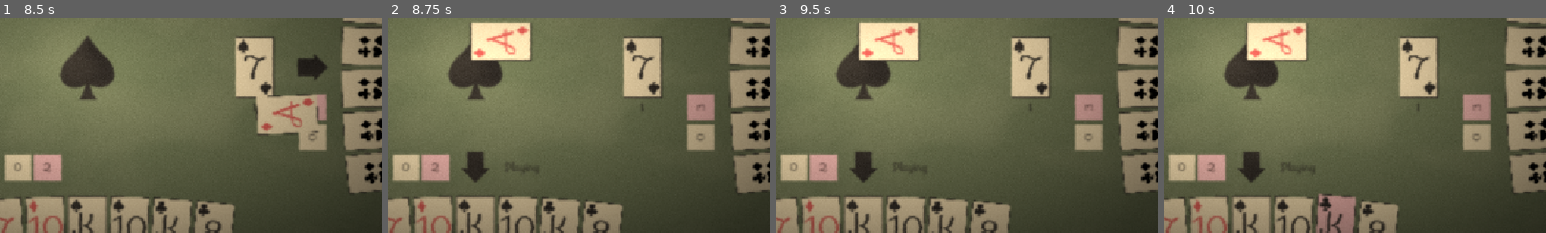
Above: before the commit, frames 1-4 (left to right).
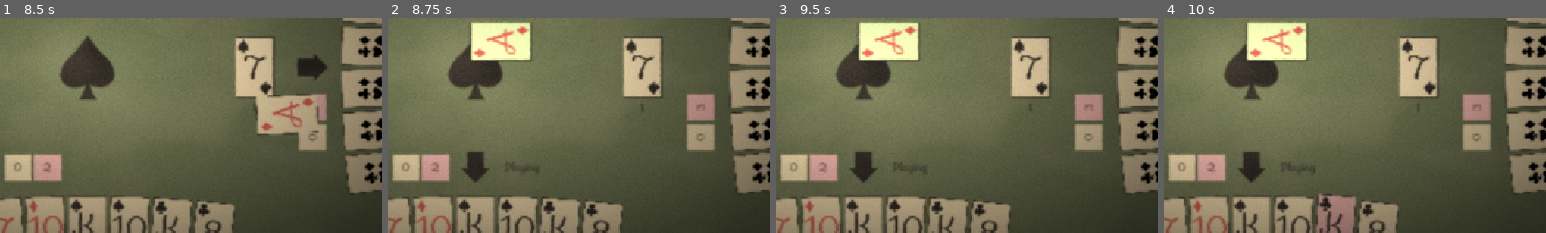
Above: after the commit, the same moments.

Repository: CMurtagh-LGTM/brackeys25.2
Game: Godot game, scene res://Main.tscn
The game is run twice, just before and just after one commit, with the same random seed, the same clock (stepped at 60 frames per second) and the same inputs.
Inputs (mouse positions are % of the whole screen's width and height, from its top left):
- Up to frame 1 (8.5 s): click "Start" at 0.5 s; click "Start" at 1.25 s; move the mouse to (34, 50) at 2.02 s; click (34, 50) at 2.17 s; move the mouse to (34, 50) at 2.77 s; click (34, 50) at 2.92 s; move the mouse to (34, 50) at 3.52 s; click (34, 50) at 3.67 s; move the mouse to (34, 50) at 4.27 s; click (34, 50) at 4.42 s; move the mouse to (50, 87) at 5.02 s; click (50, 87) at 5.17 s; click "2" at 5.75 s; move the mouse to (34, 88) at 6.52 s; click (34, 88) at 6.67 s; tap Enter at 7.25 s; move the mouse to (66, 88) at 7.27 s; click (66, 88) at 7.42 s; move the mouse to (72, 50) at 8.02 s; click (72, 50) at 8.17 s
- Up to frame 2 (8.75 s): no input
- Up to frame 3 (9.5 s): move the mouse to (53, 44) at 8.77 s; click (53, 44) at 8.92 s
- Up to frame 4 (10 s): tap Space at 9.5 s; move the mouse to (61, 88) at 9.52 s; click (61, 88) at 9.67 s
The pictures show only the part of the screen within x 39-89%, y 39-89%; the shares and areas given below are measured in that part.

Frame 1 is identical in both runs. In frame 2, less than 0.1% of the frame differs, in the area x 23-37%, y 3-16%; in frame 3, less than 0.1%; in frame 4, less than 0.1%.

Commit message:
highlight current winning card

Diff:
--- a/Card/Card.gd
+++ b/Card/Card.gd
@@ -29,6 +29,8 @@
 var _revealed: bool = false
 var _active: bool = false
 var _can_play: CanPlay = CanPlay.NONE
+var _highlight: Color
+var _highlighted: bool = false
 
 signal clicked
 signal hovered
@@ -64,6 +66,15 @@
 	_revealed = value
 	_update_revealed()
 
+func highlight(colour: Color) -> void:
+	_highlighted = true
+	_highlight = colour
+	_colour_card()
+
+func unhighlight() -> void:
+	_highlighted = false
+	_colour_card()
+
 func set_active(value: bool) -> void:
 	_active = value
 	_update_revealed()
@@ -89,6 +100,7 @@
 	_revealed = false
 	_active = false
 	_can_play = CanPlay.NONE
+	_highlighted = false
 	_update_revealed()
 
 func _update_revealed() -> void:
@@ -104,7 +116,12 @@
 	_character_sprite.modulate = _info.get_colour()
 
 func _on_update_can_play() -> void:
-	if _revealed and _active:
+	_colour_card()
+
+func _colour_card() -> void:
+	if _highlighted:
+		_front.modulate = _highlight
+	elif _revealed and _active:
 		if _can_play == CanPlay.YES:
 			_front.modulate = _info.front_can_play_colour
 		elif _can_play == CanPlay.NO:
--- a/GameManager/GameManager.gd
+++ b/GameManager/GameManager.gd
@@ -85,7 +85,7 @@
 func _on_hand_play(card: Card) -> void:
 	_hands[_current_hand].lose_turn()
 	card.reveal()
-	await _trick.add_card(card, _hand_index_to_compass(_current_hand))
+	await _trick.add_card(card, _trump, _hand_index_to_compass(_current_hand))
 	_current_hand += 1
 	_current_hand %= _hands.size()
 	if _trick.card_count() >= _hands.size():
--- a/Menu/GameOver.tscn
+++ b/Menu/GameOver.tscn
@@ -48,6 +48,10 @@
 grow_vertical = 2
 alignment = 1
 
+[node name="Label" type="Label" parent="MenuButtons/VBoxContainer"]
+layout_mode = 2
+text = "Game Over"
+
 [node name="MainMenu" type="Button" parent="MenuButtons/VBoxContainer"]
 layout_mode = 2
 focus_mode = 0
--- a/Trick/Trick.gd
+++ b/Trick/Trick.gd
@@ -19,11 +19,12 @@
 func card_count() -> int:
 	return _cards.size()
 
-func add_card(card: Card, compass: Hand.Compass) -> void:
+func add_card(card: Card, trump: Suit, compass: Hand.Compass) -> void:
 	card.set_active(false)
 	await card.move_to(self, _hand_offsets[compass], Globals.hand_rotations[compass])
 	_cards.append(card)
 	_compasses.append(compass)
+	_highlight_winning(trump)
 
 static func is_higher(card1: Card, card2: Card, trump: Suit) -> bool:
 	# Check bower order first
@@ -75,3 +76,8 @@
 			best_card_index = card_index
 			best_card = card
 	return best_card_index
+
+func _highlight_winning(trump: Suit) -> void:
+	for card: Card in _cards:
+		card.unhighlight()
+	current_winning_card(_cards, trump).highlight(Globals.LIGHT_GREEN)
